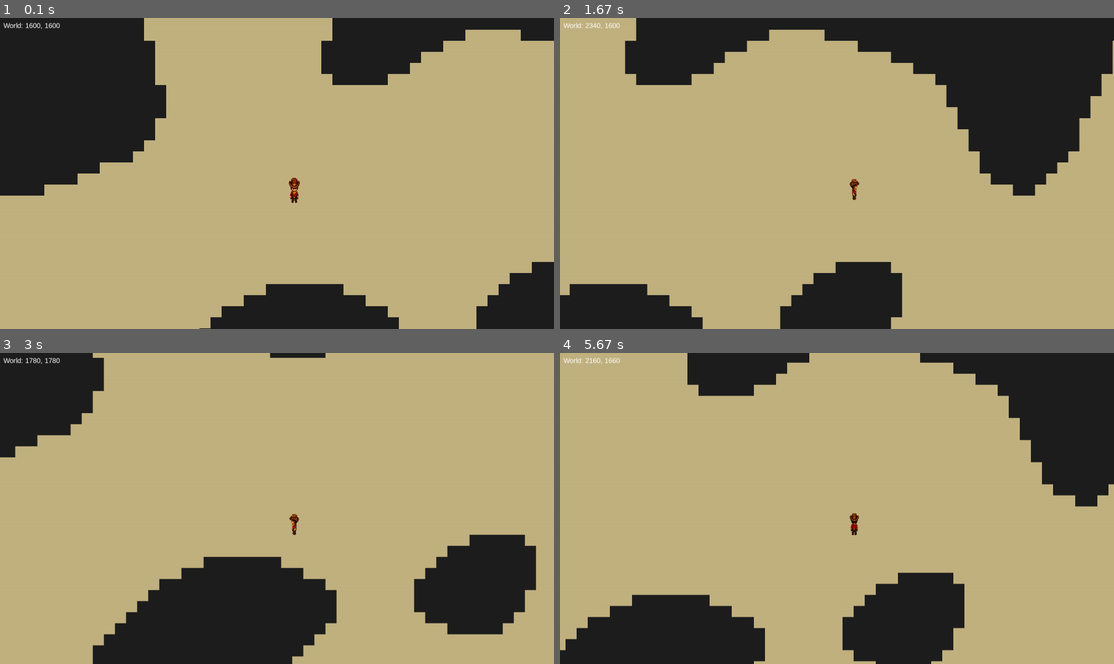
Above: before the commit, frames 1-4 (two rows, left to right).
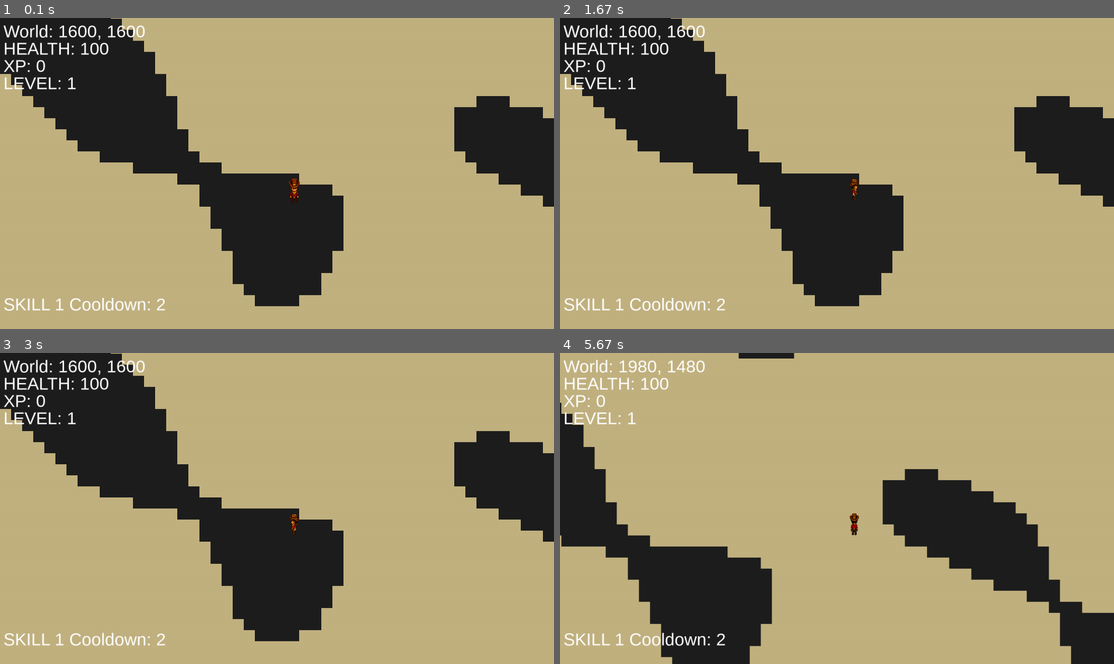
Above: after the commit, the same moments.

Repository: mbramekamp/pygame-arpg
Game: pygame game, started from main.py
Same seed, same stepped clock (60 frames per second), same inputs: the game is played once before the commit and once after it.
Inputs (mouse positions are in pixels of both pictures, inside the frame that each line leads up to):
- Up to frame 1 (0.1 s): no input
- Up to frame 2 (1.67 s): hold Right 0.33-0.8 s; move the mouse to (814, 185) at 0.37 s; hold Right 0.83-1.13 s; hold Right 1.17-1.63 s
- Up to frame 3 (3 s): hold Left 1.67-2.2 s; hold Down 2.23-2.53 s; hold Left 2.57-2.97 s
- Up to frame 4 (5.67 s): hold Up 3-3.37 s; hold Right 3.4-4.03 s; hold Down 4.07-4.43 s; hold Left 4.47-4.93 s; hold Right 4.97-5.43 s; hold Up from 5.47 s (still down)

The runs differ from the first frame. In frame 1, 30% of the frame differs, in the area x 0-100%, y 0-100%; in frame 2, 39%; in frame 3, 31%; in frame 4, 38%.

Commit message:
Refactor enemy and player movement logic, enhance projectile collision handling, and update UI elements for health, XP, and level display

Diff:
--- a/classes/enemy.py
+++ b/classes/enemy.py
@@ -29,10 +29,14 @@
         self.image = pygame.transform.scale(self.image, self.size)
         self.rect = self.image.get_rect(center=(x, y))
 
-    def update(self, player):
+    def update(self, player, camera, tile_map, world_size):
+
+
+
         positional_vector = pygame.math.Vector2(self.rect.centerx, self.rect.centery)
         spawnpoint_vector = pygame.math.Vector2(self.x, self.y)
         player_vector = pygame.math.Vector2(player.rect.centerx, player.rect.centery)
+
         # aggro behavior
         if positional_vector.distance_to(player_vector) < 500:
             directional_vector = player_vector - positional_vector
@@ -41,16 +45,30 @@
             else:
                 directional_vector = directional_vector.normalize() * (self.speed + 2)
 
-                self.rect.centerx += directional_vector.x
-                self.rect.centery += directional_vector.y
+                self.move(directional_vector, tile_map)
+
+
         # passive behavior
         elif positional_vector.distance_to(spawnpoint_vector) > 5:
-            directional_vector = positional_vector - spawnpoint_vector
+            directional_vector = spawnpoint_vector - positional_vector
             if directional_vector.length() != 0:
                 directional_vector = directional_vector.normalize() * self.speed
 
-                self.rect.centerx += directional_vector.x
-                self.rect.centery += directional_vector.y
+                self.move(directional_vector, tile_map)
+
+        elif positional_vector.distance_to(spawnpoint_vector) > 5:
+            print(f"Passive: distance to spawn: {positional_vector.distance_to(spawnpoint_vector)}")
+
+
+        self.rect.centerx = max(0, min(self.rect.centerx, world_size - self.size[0] / 2))
+        self.rect.centery = max(0, min(self.rect.centery, world_size - self.size[0] / 2))
+
+
+        # print(f"Enemy pos: {self.rect.centerx}, {self.rect.centery}")
+        # print(f"Spawn pos: {self.x}, {self.y}")
+        # print(f"Player pos: {player.rect.centerx}, {player.rect.centery}")
+        # print(f"Distance to player: {positional_vector.distance_to(player_vector)}")
+        # print(f"Distance to spawn: {positional_vector.distance_to(spawnpoint_vector)}")
 
     # dealing damage
     #
@@ -59,11 +77,33 @@
         self.health -= amount
 
         if self.health <= 0:
-            xp = XP("test.png", self.rect.centerx, self.rect.centery)
+            xp = XP("images\\XPOrb.png", self.rect.centerx, self.rect.centery)
             xp_sprite_list.add(xp)
             self.kill()
 
     def deal_damage(self, player):
         if pygame.time.get_ticks() - self.last_attack > self.attack_speed:
+            print(f"Dealing {self.damage} damage, player health: {player.health}")
             player.take_damage(self.damage)
             self.last_attack = pygame.time.get_ticks()
+
+    def move(self, directional_vector, tile_map):
+        prev_x = self.rect.centerx
+        prev_y = self.rect.centery
+
+        if directional_vector.length() > 0:
+            normalized_direction = directional_vector.normalize()
+
+            # X separat
+            self.rect.centerx += normalized_direction.x * self.speed
+            tile_x = self.rect.centerx // 32
+            tile_y = self.rect.centery // 32
+            if tile_map[tile_y][tile_x] == "wall":
+                self.rect.centerx = prev_x
+
+            # Y separat
+            self.rect.centery += normalized_direction.y * self.speed
+            tile_x = self.rect.centerx // 32
+            tile_y = self.rect.centery // 32
+            if tile_map[tile_y][tile_x] == "wall":
+                self.rect.centery = prev_y
--- a/classes/map_generator.py
+++ b/classes/map_generator.py
@@ -1,3 +1,5 @@
+from random import randint
+
 from opensimplex.api import OpenSimplex
 
 
@@ -9,7 +11,7 @@
     scale: float
 
     def __init__(self):
-        self.seed = 387
+        self.seed = randint(0, 2**32)
         self.map_width = 100
         self.map_height = 100
         self.tile_size = 32
--- a/classes/player.py
+++ b/classes/player.py
@@ -47,9 +47,17 @@
         self.image = pygame.transform.scale(self.image, self.size)
         self.rect = self.image.get_rect(center=(x, y))
 
-    def update(self, projectile_sprite_list, xp_sprite_list, game_time, camera):
-
+    def update(self, projectile_sprite_list, xp_sprite_list, game_time, camera, world_size, tile_map):
+
+        # Player values in update
         player_world_position = camera.apply(self)
+
+        prev_x = self.rect.centerx
+        prev_y = self.rect.centery
+
+        tile_x = self.rect.centerx // 32
+        tile_y = self.rect.centery // 32
+
         # mouse
         mouse_x, mouse_y = pygame.mouse.get_pos()
 
@@ -83,12 +91,22 @@
         if directional_vector.length() > 0:
             normalized_direction = directional_vector.normalize()
 
-            self.rect.centerx = self.rect.centerx + (
-                normalized_direction.x * self.speed
-            )
-            self.rect.centery = self.rect.centery + (
-                normalized_direction.y * self.speed
-            )
+            # X separat
+            self.rect.centerx += normalized_direction.x * self.speed
+            tile_x = self.rect.centerx // 32
+            tile_y = self.rect.centery // 32
+            if tile_map[tile_y][tile_x] == "wall":
+                self.rect.centerx = prev_x
+
+            # Y separat
+            self.rect.centery += normalized_direction.y * self.speed
+            tile_x = self.rect.centerx // 32
+            tile_y = self.rect.centery // 32
+            if tile_map[tile_y][tile_x] == "wall":
+                self.rect.centery = prev_y
+
+        self.rect.centerx = max(0, min(self.rect.centerx, world_size - self.size[0] / 2))
+        self.rect.centery = max(0, min(self.rect.centery, world_size - self.size[0] / 2))
 
         # ABILITY CASTING
         self.ability_casting(mouse_vector, projectile_sprite_list, game_time, camera)
@@ -98,6 +116,10 @@
 
         # CHECK LEVEL UP
         self.check_level_up()
+
+        # print(f"tile_x: {tile_x}, tile_y: {tile_y}, tile: {tile_map[tile_y][tile_x]}")
+
+
 
     def ability_casting(self, mouse_vector, projectile_sprite_list, game_time, camera):
 
@@ -115,6 +137,9 @@
                             direction=mouse_vector,
                         )
                         projectile_sprite_list.add(projectile)
+
+                        self.active_skill_list[0].last_cast_time = pygame.time.get_ticks() // 1000
+
             if len(self.active_skill_list) >= 2:
                 if self.active_skill_list[1].can_cast(game_time):
                     if keys[pygame.K_2]:
@@ -125,6 +150,9 @@
                         )
                         projectile_sprite_list.add(projectile)
 
+                        self.active_skill_list[1].last_cast_time = pygame.time.get_ticks() // 1000
+
+
             if len(self.active_skill_list) >= 3:
                 if self.active_skill_list[2].can_cast(game_time):
                     if keys[pygame.K_3]:
@@ -134,6 +162,9 @@
                             direction=mouse_vector,
                         )
                         projectile_sprite_list.add(projectile)
+
+                        self.active_skill_list[2].last_cast_time = pygame.time.get_ticks() // 1000
+
             if len(self.active_skill_list) >= 4:
                 if self.active_skill_list[3].can_cast(game_time):
                     if keys[pygame.K_4]:
@@ -144,6 +175,10 @@
                         )
                         projectile_sprite_list.add(projectile)
 
+                        self.active_skill_list[3].last_cast_time = pygame.time.get_ticks() // 1000
+
+
+
     def pick_up_xp(self, xp_sprite_list):
 
         xp_collisions = pygame.sprite.spritecollide(self, xp_sprite_list, True)
@@ -158,3 +193,9 @@
             self.xp -= required_xp
             self.level += 1
             required_xp = int(25 * self.level**1.7)
+
+    def take_damage(self, amount):
+        self.health -= amount
+        print(f"Player Health: {self.health}")
+        if self.health <= 0:
+            pygame.quit()
--- a/classes/projectile.py
+++ b/classes/projectile.py
@@ -21,16 +21,23 @@
         self.sound = sound
         self.size = size
 
+        self.original_image = pygame.image.load(image)
+
         self.image = pygame.image.load(image)
         self.image = pygame.transform.scale(self.image, self.size)
         self.rect = self.image.get_rect(center=(x, y))
 
-    def update(self, screen, world_size):
+    def update(self, screen, world_size, enemy_sprite_list, xp_sprite_list):
         print(f"Projectile update: x={self.x}, y={self.y}, direction={self.direction}")
 
         normalized_direction = self.direction.normalize()
         self.x += normalized_direction.x * self.speed
         self.y += normalized_direction.y * self.speed
+
+        self.image = pygame.transform.rotate(
+            self.original_image, self.direction.angle - 90
+        )
+        self.image = pygame.transform.scale(self.image, self.size)
 
         self.rect.center = (self.x, self.y)
 
@@ -43,3 +50,12 @@
             or self.rect.centery > world_size
         ):
             self.kill()
+
+        self.collide(enemy_sprite_list, xp_sprite_list)
+
+    def collide(self, enemy_sprite_list, xp_sprite_list):
+        enemy_collisions = pygame.sprite.spritecollide(self, enemy_sprite_list, False)
+
+        for enemy in enemy_collisions:
+            enemy.take_damage(self.damage, xp_sprite_list)
+            self.kill()
--- a/classes/skills/active_skill.py
+++ b/classes/skills/active_skill.py
@@ -16,7 +16,7 @@
         pass
 
     def can_cast(self, game_time) -> bool:
-
+        print(f"game_time: {game_time}, last_cast: {self.last_cast_time}, cooldown: {self.cooldown}")
         if game_time - self.last_cast_time >= self.cooldown:
             return True
 
--- a/classes/xp.py
+++ b/classes/xp.py
@@ -8,7 +8,7 @@
     def __init__(self, image, x, y):
         super().__init__()
         self.value = 5
-        self.size = (5, 5)
+        self.size = (15, 15)
 
         self.image = pygame.image.load(image)
         self.image = pygame.transform.scale(self.image, self.size)
--- a/main.py
+++ b/main.py
@@ -8,7 +8,7 @@
 
 pygame.init()
 # nach pygame.init()
-font = pygame.font.SysFont("Arial", 20)
+font = pygame.font.SysFont("Arial", 50)
 # SCREEN SIZES
 SCREEN_HEIGHT = 900
 SCREEN_WIDTH = 1600
@@ -54,10 +54,10 @@
 )
 
 # debug
-enemy = Enemy(image="images\\enemy.png", x=800, y=700)
+enemy = Enemy(image="images\\enemy.png", x=WORLD_SIZE / 3, y= WORLD_SIZE / 3)
 enemy_sprite_list.add(enemy)
 fireball = FireballSkill(
-    "Fireball", 5, 0.34, 150, 5, "", images="images\\FireBall.png", size=(25, 25)
+    "Fireball", 2, 1, 150, 12, "", images="images\\FireBall.png", size=(75, 75)
 )
 
 player.active_skill_list.append(fireball)
@@ -84,10 +84,10 @@
     draw_map(screen, tile_map, camera)
 
     # UPDATE
-    projectile_sprite_list.update(screen, WORLD_SIZE)
-    print(f"After update, list size: {len(projectile_sprite_list)}")
-    player.update(projectile_sprite_list, xp_sprite_list, GAME_TIME, camera)
-    enemy_sprite_list.update(player)
+    projectile_sprite_list.update(screen, WORLD_SIZE, enemy_sprite_list, xp_sprite_list)
+    # print(f"After update, list size: {len(projectile_sprite_list)}")
+    player.update(projectile_sprite_list, xp_sprite_list, GAME_TIME, camera, WORLD_SIZE, tile_map)
+    enemy_sprite_list.update(player, camera, tile_map, WORLD_SIZE)
     camera.update(player, WORLD_SIZE)
 
     # RENDER
@@ -106,7 +106,36 @@
         True,
         (255, 255, 255),
     )
+
+    health_text = font.render(
+        f"HEALTH: {player.health}",
+        True,
+        (255, 255, 255),
+    )
+
+    xp_text = font.render(
+        f"XP: {player.xp}",
+        True,
+        (255, 255, 255),
+    )
+
+    level_text = font.render(
+        f"LEVEL: {player.level}",
+        True,
+        (255, 255, 255),
+    )
+
+    skill_text = font.render(
+        f"SKILL 1 Cooldown: {player.active_skill_list[0].cooldown}",
+        True,
+        (255, 255, 255)
+    )
+
     screen.blit(pos_text, (10, 10))
+    screen.blit(health_text, (10, 60))
+    screen.blit(xp_text, (10, 110))
+    screen.blit(level_text, (10, 160))
+    screen.blit(skill_text, (10, 800))
     pygame.display.flip()
 
     clock.tick(60)
Binary file changed: images/FireBall.png
Binary file added: images/XPOrb.png
